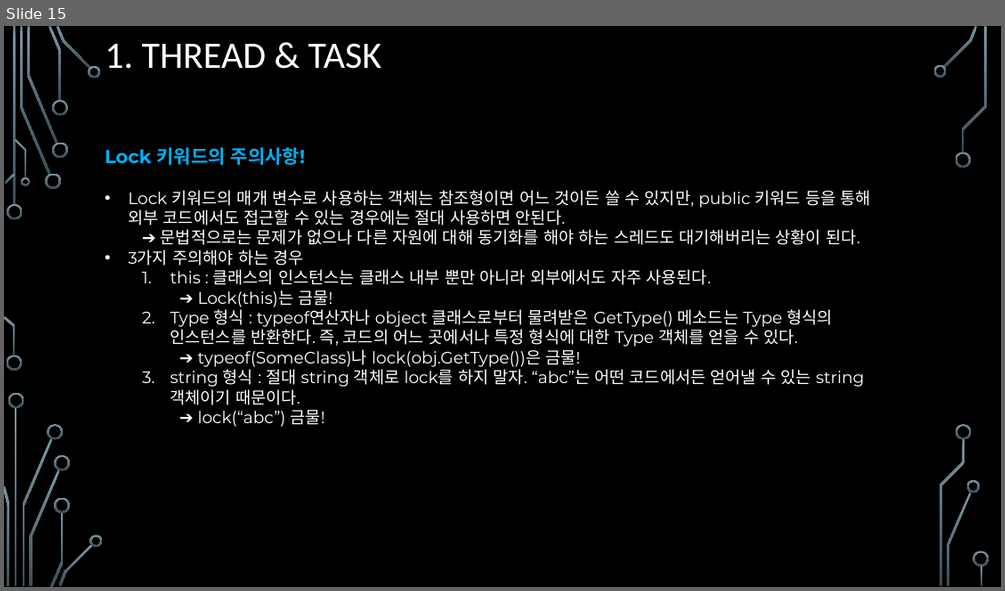
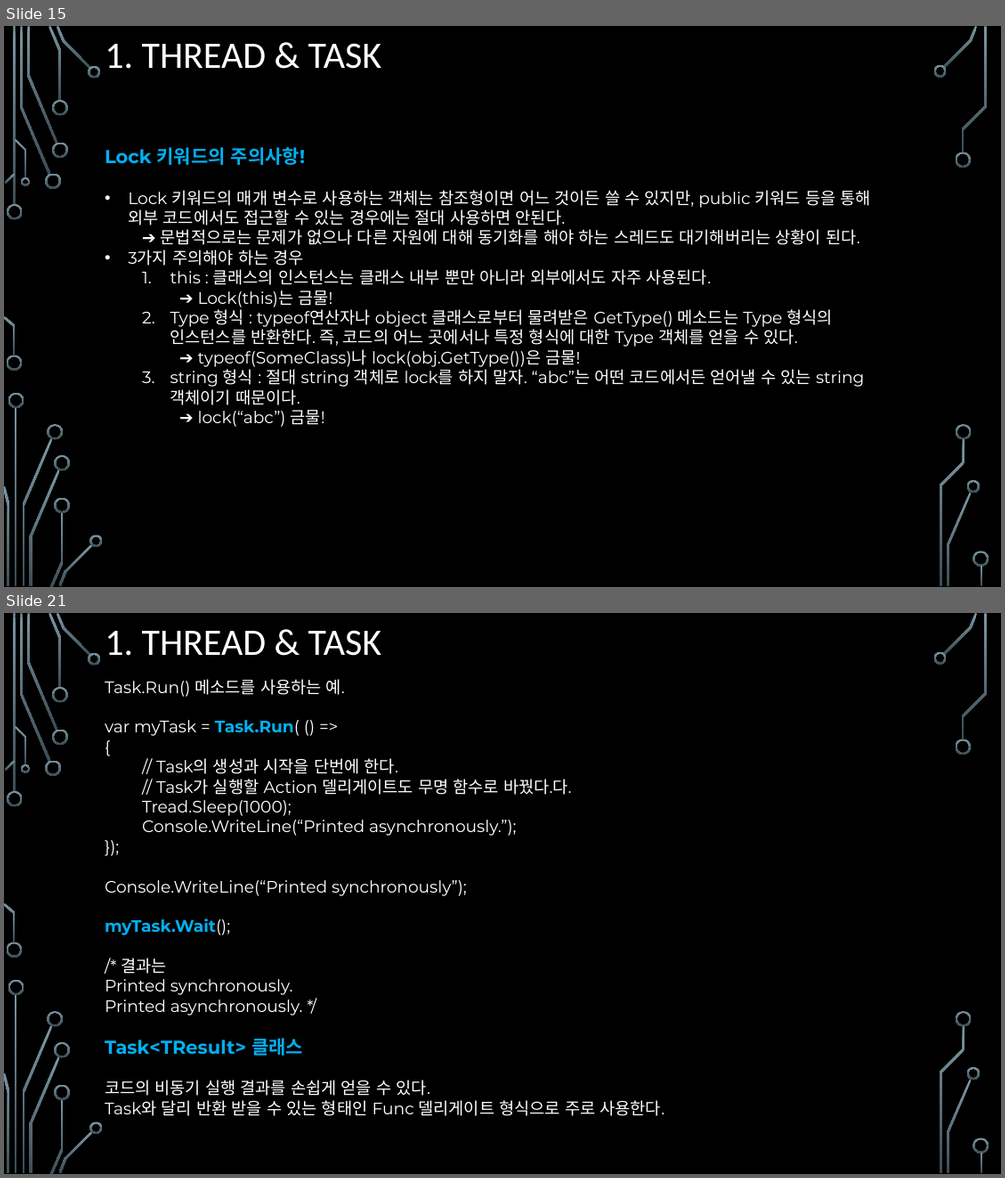
Before and after one commit to assassin4613/CShap, a slide deck: C#_Chapter_10.pptx. Shown one above the other, each under a label of ours: slide 15 before the commit, slides 15 and 21 after it; the slides between them are not shown. The pictures are 1005x591 and 1005x1178 pixels, drawn with LibreOffice and Linux fonts; fonts in the diff are those of the drawing; background and template pictures are left out. Boxes give left, top, right and bottom in pixels: in the first picture for what was removed or moved away, otherwise in the second. Text is boxed around its words. In the diff, an @@ line names an element or a change of style, - is before the commit and + after.

```diff
--- a/C#_Chapter_10.pptx
+++ b/C#_Chapter_10.pptx
@@ slide 21 added at (x1=4, y1=613, x2=1001, y2=1174), background picture (left out); not listed: 36 template elements that a slide beside it also shows @@
@@ title added at (x1=105, y1=630, x2=382, y2=656), 36 pt, text #FFFFFF @@
+1. THREAD & TASK
@@ text added at (x1=105, y1=679, x2=665, y2=1116), 16 pt, text #FFFFFF @@
+Task.Run() 메소드를 사용하는 예.
+var myTask = Task.Run( () =>
+{
+// Task의 생성과 시작을 단번에 한다.
+// Task가 실행할 Action 델리게이트도 무명 함수로 바꿨다.다.
+Tread.Sleep(1000);
+Console.WriteLine(“Printed asynchronously.”);
+});
+Console.WriteLine(“Printed synchronously”);
+myTask.Wait();
+/* 결과는
+Printed synchronously.
+Printed asynchronously. */
+Task<TResult> 클래스
+코드의 비동기 실행 결과를 손쉽게 얻을 수 있다.
+Task와 달리 반환 받을 수 있는 형태인 Func 델리게이트 형식으로 주로 사용한다.
```
Also in this commit, not shown: 1 slide changed, 10 other slides added, 1 other file.
